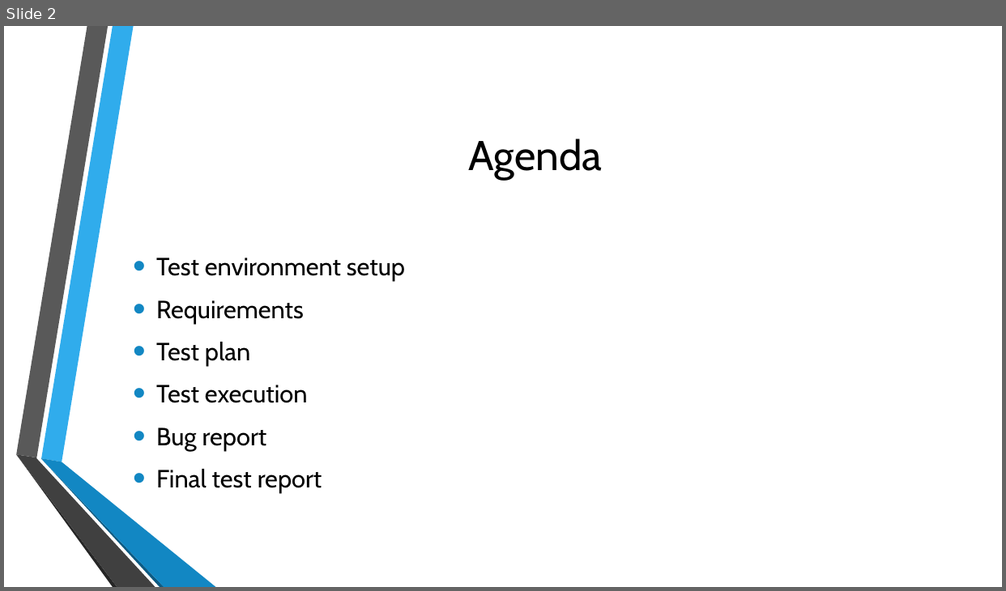
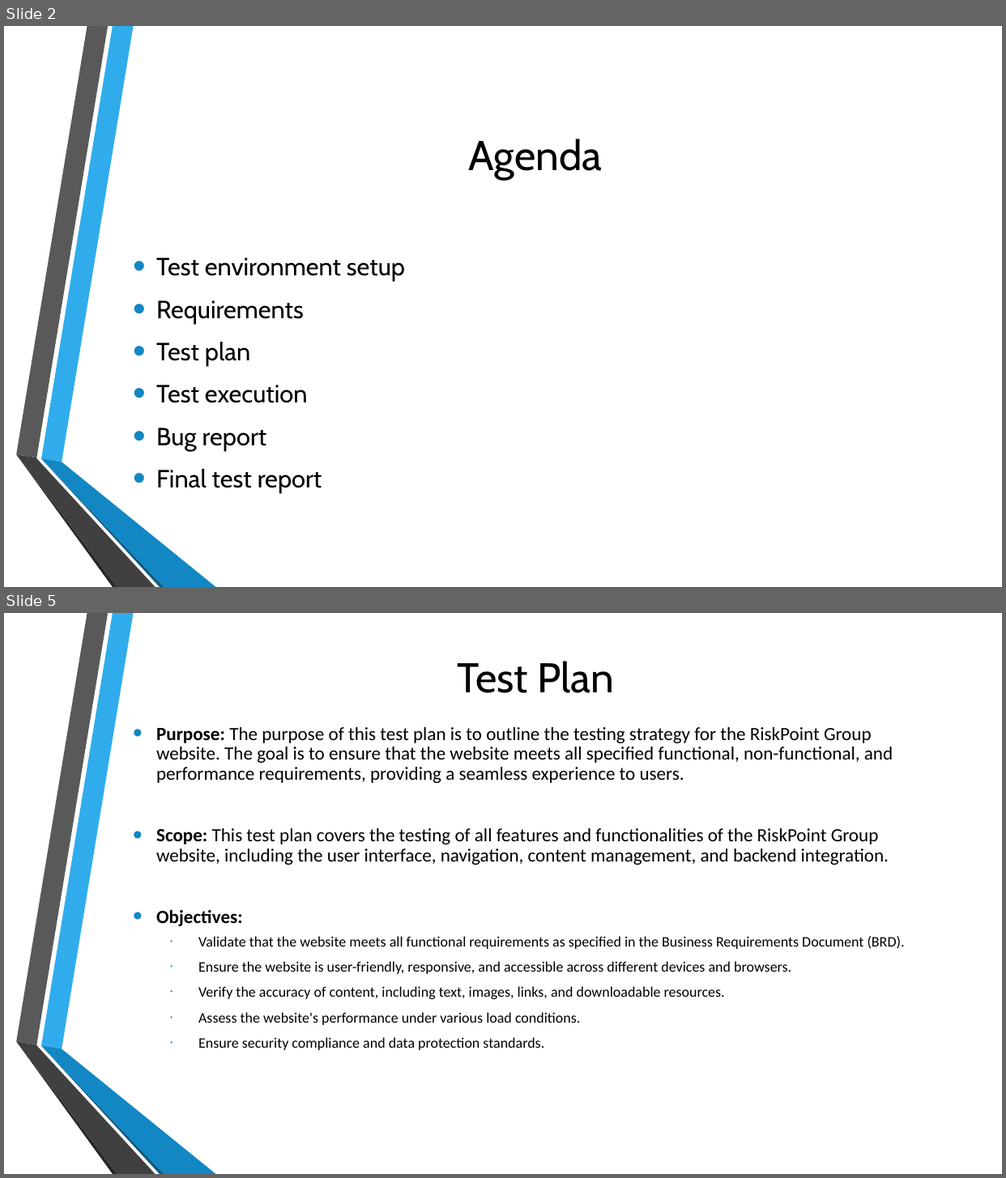
Before and after one commit to rohinitornal/riskpoint, a slide deck: SW Test Demo.odp. Shown one above the other, each under a label of ours: slide 2 before the commit, slides 2 and 5 after it; the slides between them are not shown. The pictures are 1006x591 and 1006x1178 pixels, drawn with LibreOffice and Linux fonts; fonts in the diff are those of the drawing; background and template pictures are left out. Boxes give left, top, right and bottom in pixels: in the first picture for what was removed or moved away, otherwise in the second. Text is boxed around its words. In the diff, an @@ line names an element or a change of style, - is before the commit and + after.

```diff
--- a/SW Test Demo.odp
+++ b/SW Test Demo.odp
@@ slide 5 added at [4,613,1002,1174], background picture (left out); not listed: 6 template elements that a slide beside it also shows @@
@@ title added at [457,661,614,693], 40 pt, text #000000 @@
+Test Plan
@@ text added at [156,727,905,1050], 18 pt, text #000000 @@
+• Purpose: The purpose of this test plan is to outline the testing strategy for the RiskPoint Group website. The goal is to ensure that the website meets all specified functional, non-functional, and performance requirements, providing a seamless experience to users.
+• Scope: This test plan covers the testing of all features and functionalities of the RiskPoint Group website, including the user interface, navigation, content management, and backend integration.
+• Objectives:
+  • Validate that the website meets all functional requirements as specified in the Business Requirements Document (BRD).
+  • Ensure the website is user-friendly, responsive, and accessible across different devices and browsers.
+  • Verify the accuracy of content, including text, images, links, and downloadable resources.
+  • Assess the website's performance under various load conditions.
+  • Ensure security compliance and data protection standards.
```
Also in this commit, not shown: 1 slide changed, 4 other slides added, 1 slide removed, 1 other file.
